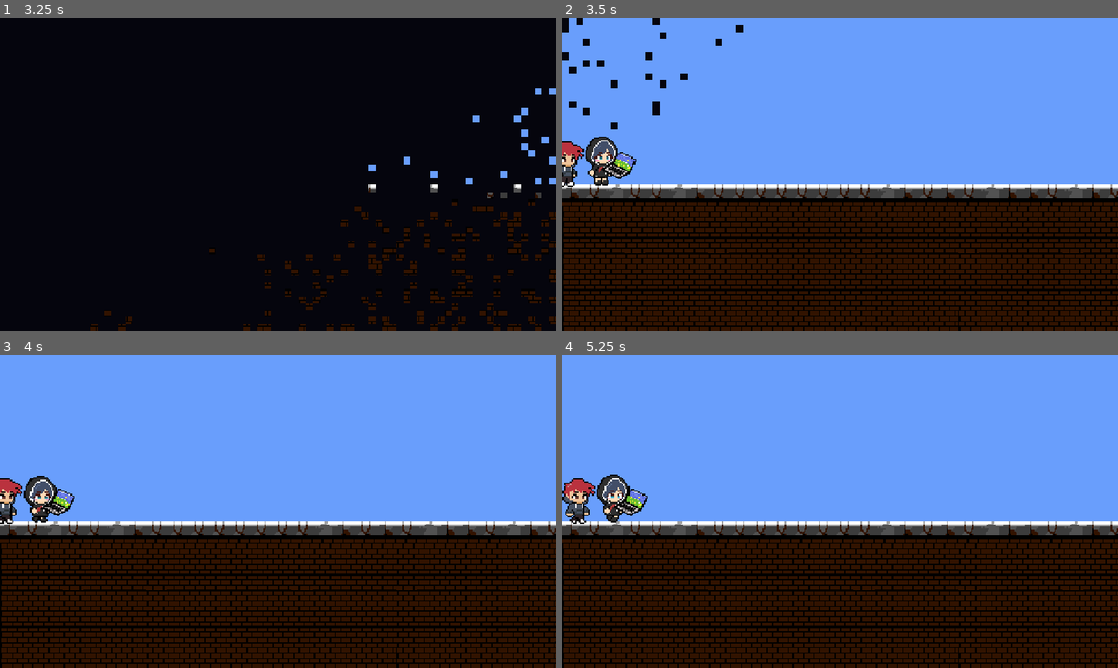
Above: before the commit, frames 1-4 (two rows, left to right).
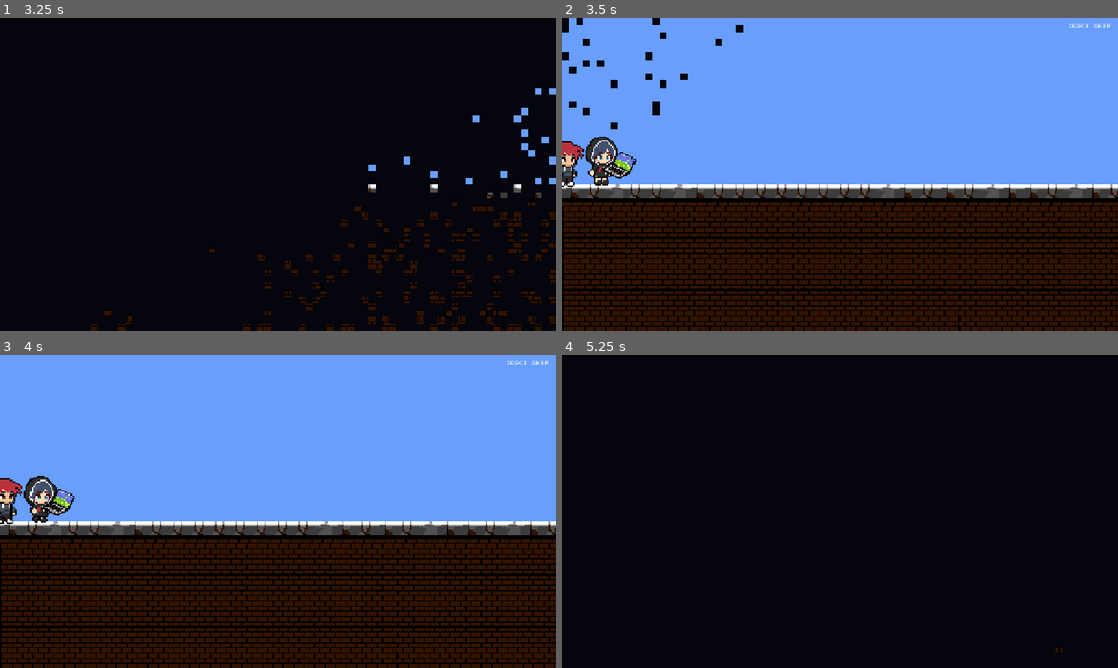
Above: after the commit, the same moments.

Repository: alijundev/no-signal-connect
Game: Godot game, scene res://scenes/main_menu.tscn
Two runs of this game, one before a commit and one after it. Both use one fixed random seed, a clock stepped at 60 frames per second and the inputs below. Sound files missing from this copy of the repository are replaced by a short silence.
Inputs (mouse positions are in pixels of both pictures, inside the frame that each line leads up to):
- Up to frame 1 (3.25 s): tap Enter (ui_accept) at 0.5 s; move the mouse to (400, 158) at 0.52 s; hold E (interact) 0.53-1.28 s; hold D (move_right) 0.53-2.03 s; click (400, 158) at 0.67 s; tap W (jump) at 0.77, 1.52 s; move the mouse to (166, 190) at 1.27 s; tap Shift (sprint) at 1.35 s; move the mouse to (333, 105) at 2.02 s; hold A (move_left) 2.03-2.75 s; hold Tab (switch_screen) 2.03-2.75 s; click "PLAY" at 2.75 s
- Up to frame 2 (3.5 s): no input
- Up to frame 3 (4 s): move the mouse to (250, 574) at 3.52 s; hold D (move_right) from 3.53 s (still down); tap E (interact) at 3.6 s; click (250, 574) at 3.67 s; tap W (jump) at 3.77 s
- Up to frame 4 (5.25 s): move the mouse to (1006, 558) at 4.27 s; hold Shift (sprint) 4.28-5.03 s; tap W (jump) at 4.52 s; tap Escape (ui_cancel) at 4.9 s; move the mouse to (673, 464) at 5.02 s; release D (move_right) at 5.03 s; hold A (move_left) from 5.03 s (still down); tap Tab (switch_screen) at 5.1 s

Frame 1 is identical in both runs. In frame 2, less than 0.1% of the frame differs, in the area x 91-99%, y 1-4%; in frame 3, less than 0.1%; in frame 4, 84%, in the area x 0-100%, y 0-100%.

Commit message:
feat: tambah batas level stage 1, fall hazard, dan fitur skip intro

Diff:
--- a/autoload/game.gd
+++ b/autoload/game.gd
@@ -24,6 +24,7 @@
 var master_volume := 0.8
 var fullscreen := false
 var crt_enabled := true
+var intro_watched := false
 
 var _crt_layer: CanvasLayer
 var _fade_rect: ColorRect
@@ -67,6 +68,11 @@
 	save_settings()
 
 
+func set_intro_watched(value: bool) -> void:
+	intro_watched = value
+	save_settings()
+
+
 func apply_settings() -> void:
 	AudioServer.set_bus_volume_db(0, linear_to_db(maxf(master_volume, 0.0001)))
 	AudioServer.set_bus_mute(0, master_volume <= 0.001)
@@ -85,6 +91,7 @@
 	cfg.set_value("audio", "master_volume", master_volume)
 	cfg.set_value("video", "fullscreen", fullscreen)
 	cfg.set_value("video", "crt_enabled", crt_enabled)
+	cfg.set_value("progress", "intro_watched", intro_watched)
 	cfg.save(SETTINGS_PATH)
 
 
@@ -95,6 +102,7 @@
 	master_volume = clampf(float(cfg.get_value("audio", "master_volume", master_volume)), 0.0, 1.0)
 	fullscreen = bool(cfg.get_value("video", "fullscreen", fullscreen))
 	crt_enabled = bool(cfg.get_value("video", "crt_enabled", crt_enabled))
+	intro_watched = bool(cfg.get_value("progress", "intro_watched", intro_watched))
 
 
 func _unhandled_input(event: InputEvent) -> void:
--- a/autoload/game_bridge.gd
+++ b/autoload/game_bridge.gd
@@ -27,12 +27,12 @@
 #		screen_switched.emit(active_screen)
 #		print(active_screen)
 
-func trigger_game_over():
+func trigger_game_over() -> void:
 	is_signal_active = false
 	current_stage = 0
 	game_over.emit()
 	print("Game Over")
-	get_tree().reload_current_scene()
+	get_tree().reload_current_scene.call_deferred()
 
 func set_signal_active(active: bool):
 	is_signal_active = active
--- a/levels/stage_01/surface_01.tscn
+++ b/levels/stage_01/surface_01.tscn
@@ -3,6 +3,7 @@
 [ext_resource type="PackedScene" uid="uid://b2fyy7rlorhk5" path="res://entities/players/allen/allen.tscn" id="1_0o4od"]
 [ext_resource type="Texture2D" uid="uid://bxjpmmwnqq1a7" path="res://assets/Maps/TilesetMaps2.png" id="1_64mkd"]
 [ext_resource type="PackedScene" uid="uid://bk63nen2jorw" path="res://mechanics/signal_tower/signal_tower.tscn" id="2_wgb22"]
+[ext_resource type="Script" uid="uid://e6cpnmi4uwp8" path="res://components/hitbox_component.gd" id="3_hitbox"]
 
 [sub_resource type="RectangleShape2D" id="RectangleShape2D_bsltl"]
 size = Vector2(1276.5, 51)
@@ -198,6 +199,12 @@
 [sub_resource type="TileSet" id="TileSet_h6fcb"]
 sources/0 = SubResource("TileSetAtlasSource_g5m5q")
 
+[sub_resource type="RectangleShape2D" id="RectangleShape2D_wall"]
+size = Vector2(32, 720)
+
+[sub_resource type="RectangleShape2D" id="RectangleShape2D_fall"]
+size = Vector2(2000, 64)
+
 [node name="Surface01" type="Node2D" unique_id=1703090731]
 
 [node name="Floor" type="StaticBody2D" parent="." unique_id=675096795]
@@ -230,3 +237,28 @@
 [node name="SignalTower" parent="." unique_id=406080753 instance=ExtResource("2_wgb22")]
 texture_filter = 1
 position = Vector2(1181, 381)
+
+[node name="LeftWall" type="StaticBody2D" parent="." unique_id=1703090732]
+position = Vector2(-16, 360)
+collision_mask = 0
+
+[node name="CollisionShape2D" type="CollisionShape2D" parent="LeftWall" unique_id=1703090733]
+shape = SubResource("RectangleShape2D_wall")
+
+[node name="RightWall" type="StaticBody2D" parent="." unique_id=1703090734]
+position = Vector2(1296, 360)
+collision_mask = 0
+
+[node name="CollisionShape2D" type="CollisionShape2D" parent="RightWall" unique_id=1703090735]
+shape = SubResource("RectangleShape2D_wall")
+
+[node name="FallHazard" type="Area2D" parent="." unique_id=1703090736]
+position = Vector2(640, 820)
+collision_layer = 16
+collision_mask = 2
+script = ExtResource("3_hitbox")
+damage = 9999.0
+metadata/_custom_type_script = "uid://e6cpnmi4uwp8"
+
+[node name="CollisionShape2D" type="CollisionShape2D" parent="FallHazard" unique_id=1703090737]
+shape = SubResource("RectangleShape2D_fall")
--- a/levels/stage_01/underground_01.tscn
+++ b/levels/stage_01/underground_01.tscn
@@ -5,6 +5,7 @@
 [ext_resource type="PackedScene" uid="uid://cub7n5emo2kju" path="res://entities/enemies/broken_robot/broken_robot.tscn" id="3_0xy71"]
 [ext_resource type="PackedScene" uid="uid://b0ceim5d5dhox" path="res://mechanics/stage_exit/stage_exit.tscn" id="4_ov4c0"]
 [ext_resource type="Texture2D" uid="uid://bxjpmmwnqq1a7" path="res://assets/Maps/TilesetMaps2.png" id="5_yhj6h"]
+[ext_resource type="Texture2D" uid="uid://be83drqlwxrg6" path="res://assets/Efek/scifi_warp_002/scifi_warp_002_small_red/spritesheet.png" id="6_trap"]
 
 [sub_resource type="RectangleShape2D" id="RectangleShape2D_bsltl"]
 size = Vector2(1262, 21)
@@ -209,6 +210,90 @@
 [sub_resource type="RectangleShape2D" id="RectangleShape2D_tv6e2"]
 size = Vector2(40, 40)
 
+[sub_resource type="AtlasTexture" id="AtlasTexture_tr_0"]
+atlas = ExtResource("6_trap")
+region = Rect2(0, 0, 48, 48)
+
+[sub_resource type="AtlasTexture" id="AtlasTexture_tr_1"]
+atlas = ExtResource("6_trap")
+region = Rect2(48, 0, 48, 48)
+
+[sub_resource type="AtlasTexture" id="AtlasTexture_tr_2"]
+atlas = ExtResource("6_trap")
+region = Rect2(96, 0, 48, 48)
+
+[sub_resource type="AtlasTexture" id="AtlasTexture_tr_3"]
+atlas = ExtResource("6_trap")
+region = Rect2(144, 0, 48, 48)
+
+[sub_resource type="AtlasTexture" id="AtlasTexture_tr_4"]
+atlas = ExtResource("6_trap")
+region = Rect2(192, 0, 48, 48)
+
+[sub_resource type="AtlasTexture" id="AtlasTexture_tr_5"]
+atlas = ExtResource("6_trap")
+region = Rect2(240, 0, 48, 48)
+
+[sub_resource type="AtlasTexture" id="AtlasTexture_tr_6"]
+atlas = ExtResource("6_trap")
+region = Rect2(288, 0, 48, 48)
+
+[sub_resource type="AtlasTexture" id="AtlasTexture_tr_7"]
+atlas = ExtResource("6_trap")
+region = Rect2(336, 0, 48, 48)
+
+[sub_resource type="AtlasTexture" id="AtlasTexture_tr_8"]
+atlas = ExtResource("6_trap")
+region = Rect2(384, 0, 48, 48)
+
+[sub_resource type="AtlasTexture" id="AtlasTexture_tr_9"]
+atlas = ExtResource("6_trap")
+region = Rect2(432, 0, 48, 48)
+
+[sub_resource type="SpriteFrames" id="SpriteFrames_trap"]
+animations = [{
+"frames": [{
+"duration": 1.0,
+"texture": SubResource("AtlasTexture_tr_0")
+}, {
+"duration": 1.0,
+"texture": SubResource("AtlasTexture_tr_1")
+}, {
+"duration": 1.0,
+"texture": SubResource("AtlasTexture_tr_2")
+}, {
+"duration": 1.0,
+"texture": SubResource("AtlasTexture_tr_3")
+}, {
+"duration": 1.0,
+"texture": SubResource("AtlasTexture_tr_4")
+}, {
+"duration": 1.0,
+"texture": SubResource("AtlasTexture_tr_5")
+}, {
+"duration": 1.0,
+"texture": SubResource("AtlasTexture_tr_6")
+}, {
+"duration": 1.0,
+"texture": SubResource("AtlasTexture_tr_7")
+}, {
+"duration": 1.0,
+"texture": SubResource("AtlasTexture_tr_8")
+}, {
+"duration": 1.0,
+"texture": SubResource("AtlasTexture_tr_9")
+}],
+"loop": true,
+"name": &"default",
+"speed": 10.0
+}]
+
+[sub_resource type="RectangleShape2D" id="RectangleShape2D_wall"]
+size = Vector2(32, 720)
+
+[sub_resource type="RectangleShape2D" id="RectangleShape2D_fall"]
+size = Vector2(2000, 64)
+
 [node name="Underground01" type="Node2D" unique_id=1043317867]
 
 [node name="Floor" type="StaticBody2D" parent="." unique_id=1901454910]
@@ -225,7 +310,7 @@
 offset_top = -20.0
 offset_right = 640.0
 offset_bottom = 20.0
-color = Color(1, 0.6862138, 0.61390424, 1)
+color = Color(0.18, 0.2, 0.24, 1)
 
 [node name="TileMapLayer" type="TileMapLayer" parent="Floor" unique_id=546434811]
 texture_filter = 1
@@ -247,7 +332,7 @@
 offset_top = -34.0
 offset_right = 25.0
 offset_bottom = 6.0
-color = Color(1, 0.6862138, 0.61390424, 1)
+color = Color(0.18, 0.2, 0.24, 1)
 
 [node name="Block2" type="StaticBody2D" parent="." unique_id=2093029278]
 position = Vector2(16, 301)
@@ -261,26 +346,24 @@
 offset_top = -20.0
 offset_right = 16.0
 offset_bottom = 20.0
-color = Color(1, 0.6862138, 0.61390424, 1)
-
-[node name="HurtboxComponent" type="Area2D" parent="." unique_id=1902307384]
+color = Color(0.18, 0.2, 0.24, 1)
+
+[node name="TrapHazard" type="Area2D" parent="." unique_id=1902307384]
 position = Vector2(728, 394)
 collision_layer = 16
 collision_mask = 2
 script = ExtResource("2_0i5ml")
 metadata/_custom_type_script = "uid://e6cpnmi4uwp8"
 
-[node name="CollisionShape2D" type="CollisionShape2D" parent="HurtboxComponent" unique_id=1805460658]
+[node name="CollisionShape2D" type="CollisionShape2D" parent="TrapHazard" unique_id=1805460658]
 position = Vector2(10, -17)
 shape = SubResource("RectangleShape2D_tv6e2")
 
-[node name="ColorRect" type="ColorRect" parent="HurtboxComponent" unique_id=2057052163]
-offset_left = -10.0
-offset_top = -37.0
-offset_right = 30.0
-offset_bottom = 3.0
-color = Color(1, 0, 0, 1)
-metadata/_edit_use_anchors_ = true
+[node name="AnimatedSprite2D" type="AnimatedSprite2D" parent="TrapHazard" unique_id=2057052163]
+texture_filter = 1
+position = Vector2(10, -17)
+sprite_frames = SubResource("SpriteFrames_trap")
+autoplay = "default"
 
 [node name="BrokenRobot" parent="." unique_id=1996399772 instance=ExtResource("3_0xy71")]
 position = Vector2(584, 372)
@@ -291,3 +374,28 @@
 
 [node name="StageExit" parent="." unique_id=337521219 instance=ExtResource("4_ov4c0")]
 position = Vector2(1210, 349)
+
+[node name="LeftWall" type="StaticBody2D" parent="." unique_id=1043317868]
+position = Vector2(-16, 360)
+collision_mask = 0
+
+[node name="CollisionShape2D" type="CollisionShape2D" parent="LeftWall" unique_id=1043317869]
+shape = SubResource("RectangleShape2D_wall")
+
+[node name="RightWall" type="StaticBody2D" parent="." unique_id=1043317870]
+position = Vector2(1296, 360)
+collision_mask = 0
+
+[node name="CollisionShape2D" type="CollisionShape2D" parent="RightWall" unique_id=1043317871]
+shape = SubResource("RectangleShape2D_wall")
+
+[node name="FallHazard" type="Area2D" parent="." unique_id=1043317872]
+position = Vector2(640, 820)
+collision_layer = 16
+collision_mask = 2
+script = ExtResource("2_0i5ml")
+damage = 9999.0
+metadata/_custom_type_script = "uid://e6cpnmi4uwp8"
+
+[node name="CollisionShape2D" type="CollisionShape2D" parent="FallHazard" unique_id=1043317873]
+shape = SubResource("RectangleShape2D_fall")
--- a/scripts/intro.gd
+++ b/scripts/intro.gd
@@ -49,9 +49,11 @@
 var _allen_tween: Tween
 var _door_left_x: float = 0.0
 var _door_right_x: float = 0.0
+var _skipping: bool = false
 
 func _ready() -> void:
 	Game._apply_mode(Game.SCENE_INTRO)   # supaya bisa dites langsung dengan F6
+	_add_skip_hint()
 
 	if ResourceLoader.exists(BOX_ALLEN):
 		dialog.allen_box = load(BOX_ALLEN)
@@ -132,7 +134,41 @@
 	await get_tree().create_timer(0.4).timeout
 
 	# 6. Lanjut ke game
-	Game.go_to(Game.SCENE_GAME)
+	if not _skipping:
+		_skipping = true
+		Game.set_intro_watched(true)
+		Game.go_to(Game.SCENE_GAME)
+
+func _unhandled_input(event: InputEvent) -> void:
+	if _skipping:
+		return
+	if event.is_action_pressed("ui_cancel"):
+		_skipping = true
+		Game.set_intro_watched(true)
+		Game.play_sfx("select")
+		Game.go_to(Game.SCENE_GAME)
+		get_viewport().set_input_as_handled()
+
+func _add_skip_hint() -> void:
+	var layer := CanvasLayer.new()
+	layer.layer = 60
+	add_child(layer)
+
+	var label := Label.new()
+	label.text = "[ESC] SKIP"
+	label.anchor_left = 1.0
+	label.anchor_right = 1.0
+	label.offset_left = -150.0
+	label.offset_top = 14.0
+	label.offset_right = -16.0
+	label.offset_bottom = 38.0
+	label.horizontal_alignment = HORIZONTAL_ALIGNMENT_RIGHT
+	label.modulate = Color(1.0, 1.0, 1.0, 0.7)
+	var font: Font = Game.RetroTheme.load_font()
+	if font != null:
+		label.add_theme_font_override("font", font)
+		label.add_theme_font_size_override("font_size", 10)
+	layer.add_child(label)
 
 # ------------------------
 # GERAKAN (global_position, selalu searah _dir)
--- a/scripts/screens/main_menu.gd
+++ b/scripts/screens/main_menu.gd
@@ -69,4 +69,4 @@
 func _on_play_pressed() -> void:
 	GameBridge.current_stage = 0
 	GameBridge.is_signal_active = false
-	Game.go_to(Game.SCENE_INTRO)
+	Game.go_to(Game.SCENE_GAME if Game.intro_watched else Game.SCENE_INTRO)
